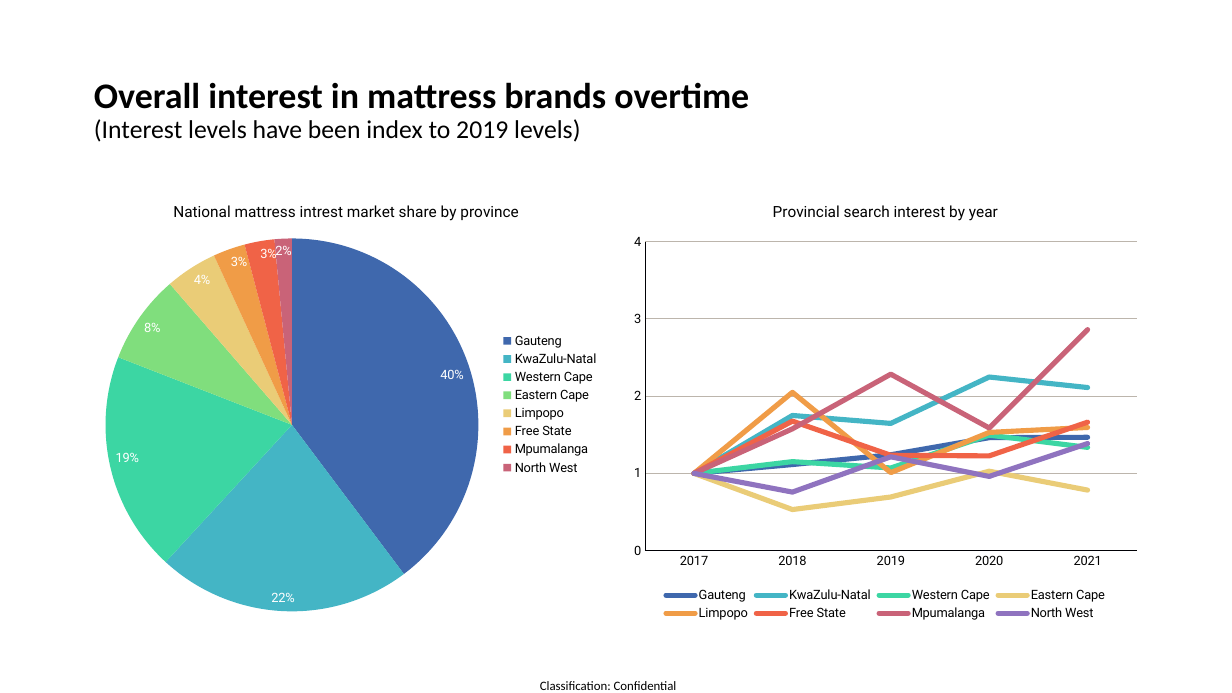
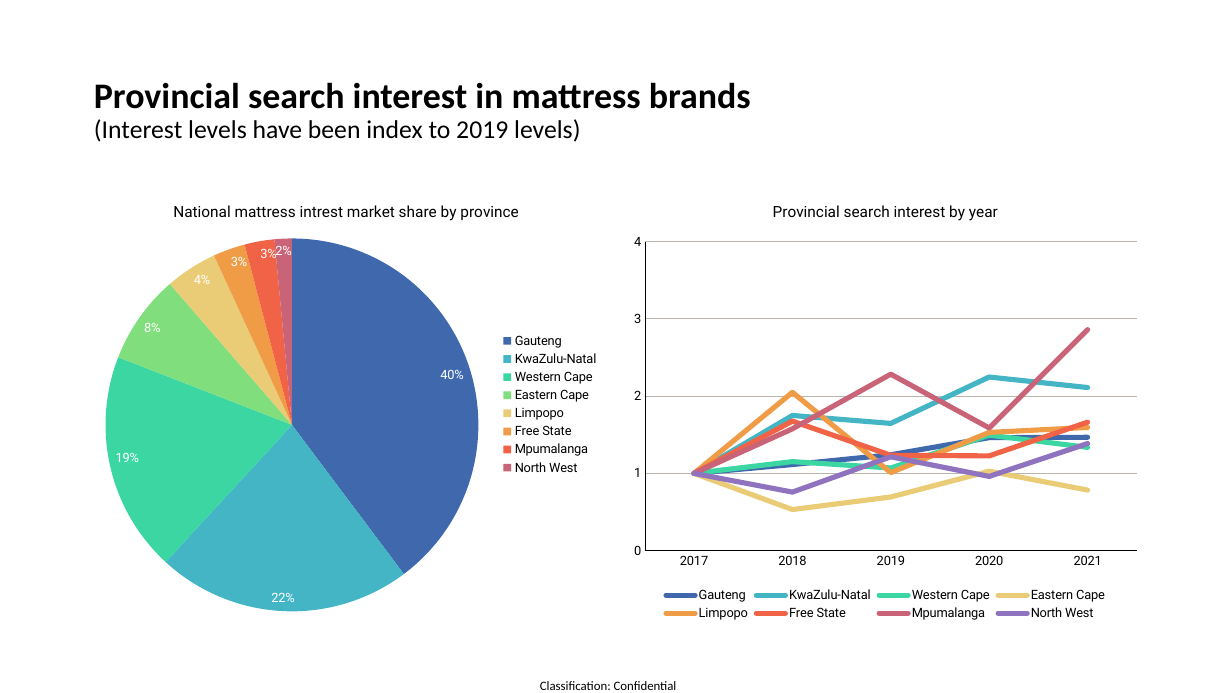
Before and after one commit to twdobson/mattress-trends, a slide deck: slide 34 of bravo_preso.pptx (slide 5 before the commit). Drawn at 1232x693 pixels with LibreOffice and Linux fonts; fonts in the diff are those of the drawing. Boxes give left, top, right and bottom in pixels: in the first picture for what was removed or moved away, otherwise in the second. Text is boxed around its words. In the diff, an @@ line names an element or a change of style, - is before the commit and + after.

Commit message:
setup mattress trends repo

```diff
--- a/bravo_preso.pptx
+++ b/bravo_preso.pptx
@@ title at [94,82,751,142]: text changed @@
-Overall interest in mattress brands overtime
-(Interest levels have been index to 2019 levels)
+Provincial search interest in mattress brands
+(Interest levels have been index to 2019 levels)
```
Also in this commit, not shown: 4 other slides changed, 14 slides added, 1 slide removed, 6 other files.
